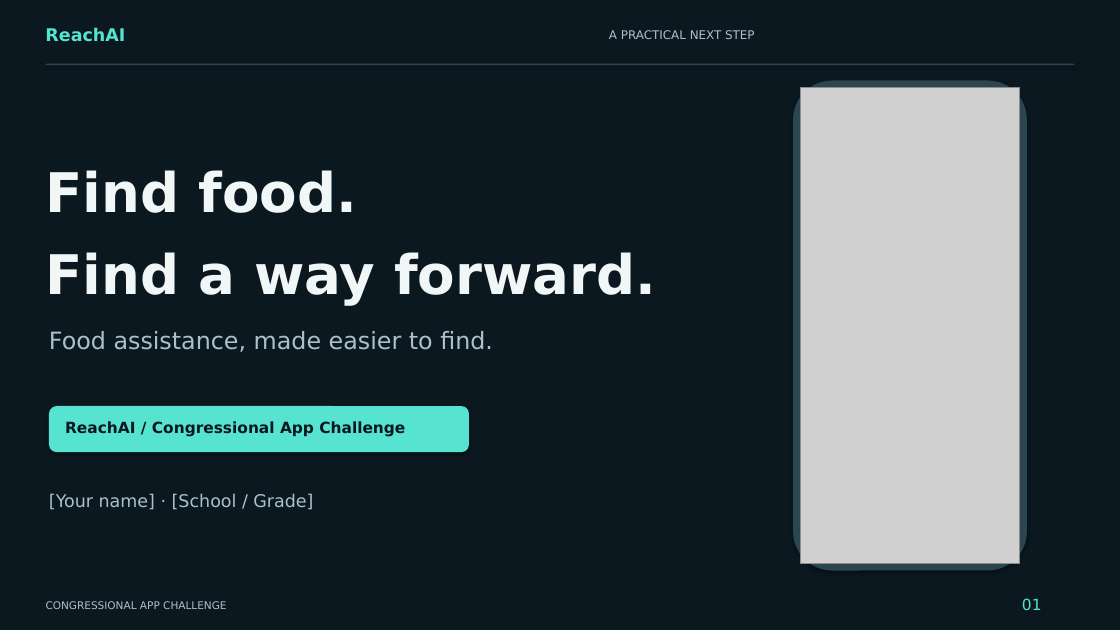
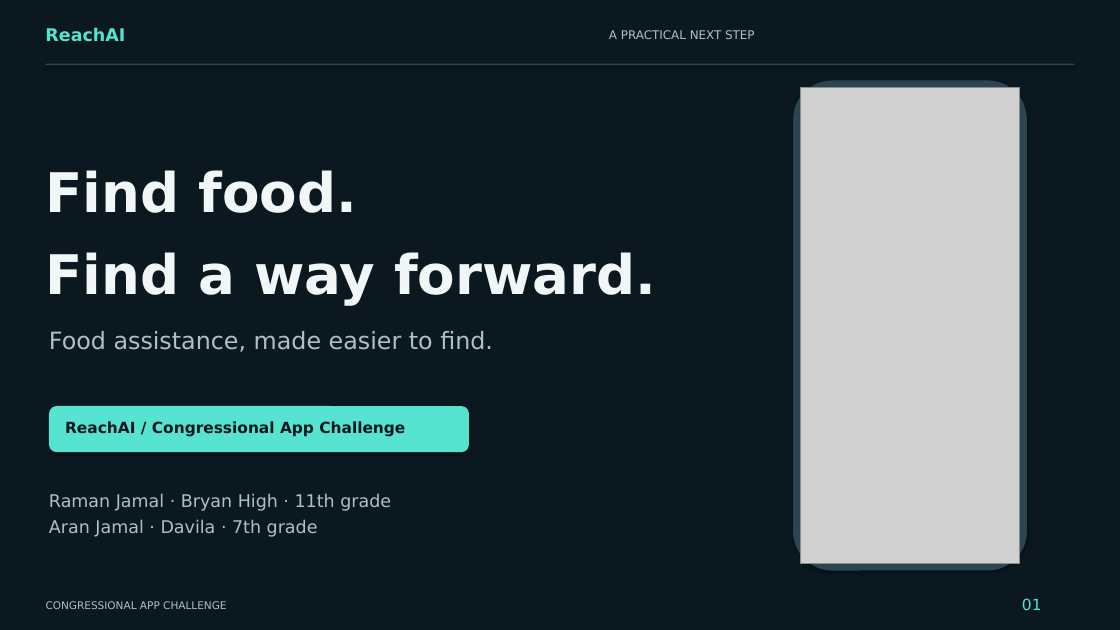
Before and after one commit to returnedlegend/Reach, a slide deck: slide 1 of docs/presentation/ReachAI-Congressional-App-Challenge.pptx. Drawn at 1120x630 pixels with LibreOffice and Linux fonts; fonts in the diff are those of the drawing; grey boxes stand for pictures. Boxes give left, top, right and bottom in pixels: in the first picture for what was removed or moved away, otherwise in the second. Text is boxed around its words. In the diff, an @@ line names an element or a change of style, - is before the commit and + after.

Commit message:
Personalize challenge presentation for Raman and Aran Jamal

```diff
--- a/docs/presentation/ReachAI-Congressional-App-Challenge.pptx
+++ b/docs/presentation/ReachAI-Congressional-App-Challenge.pptx
@@ text at (49, 493, 391, 537): text changed @@
-[Your name] · [School / Grade]
+Raman Jamal · Bryan High · 11th grade
+Aran Jamal · Davila · 7th grade
```
Also in this commit, not shown: 1 other slide changed, 5 other files.
